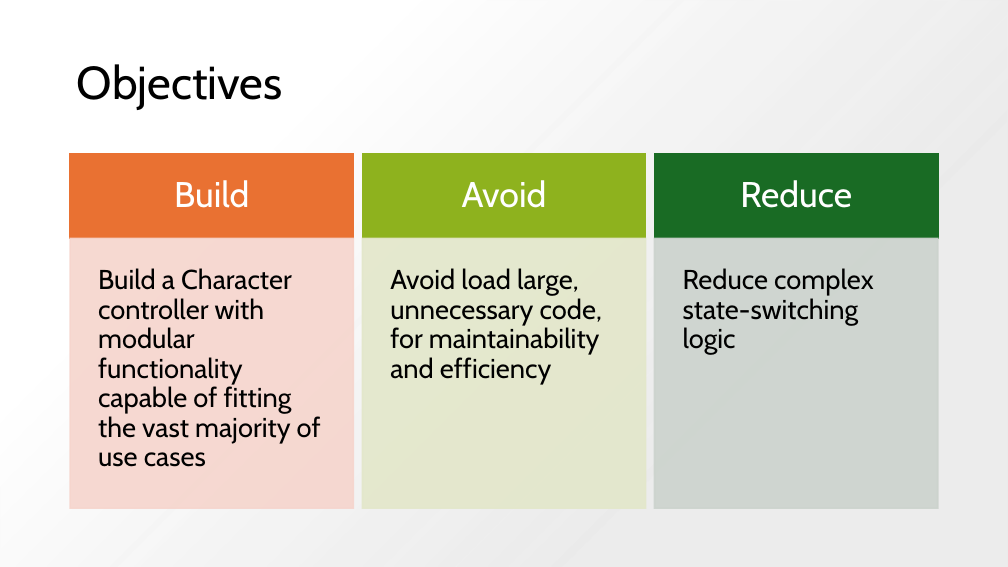
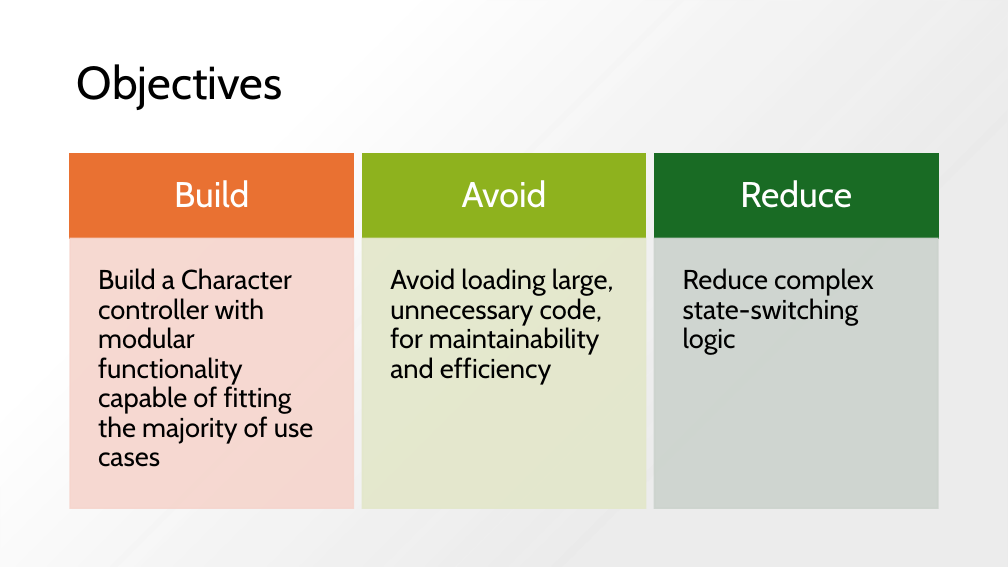
Before and after one commit to bigmonmulgrew/BigMonD_DemoKit, a slide deck: slide 2 of Documentation/Character Controller Architecture.pptx. Drawn at 1008x567 pixels with LibreOffice and Linux fonts; fonts in the diff are those of the drawing; background and template pictures are left out. Boxes give left, top, right and bottom in pixels: in the first picture for what was removed or moved away, otherwise in the second. Text is boxed around its words. In the diff, an @@ line names an element or a change of style, - is before the commit and + after.

```diff
--- a/Documentation/Character Controller Architecture.pptx
+++ b/Documentation/Character Controller Architecture.pptx
@@ text at (98, 268, 314, 467): text changed @@
-Build a Character controller with modular functionality capable of fitting the vast majority of use cases
+Build a Character controller with modular functionality capable of fitting the majority of use cases
@@ text at (390, 268, 614, 384): text changed @@
-Avoid load large, unnecessary code, for maintainability and efficiency
+Avoid loading large, unnecessary code, for maintainability and efficiency
```
Also in this commit, not shown: 1 other slide changed.
